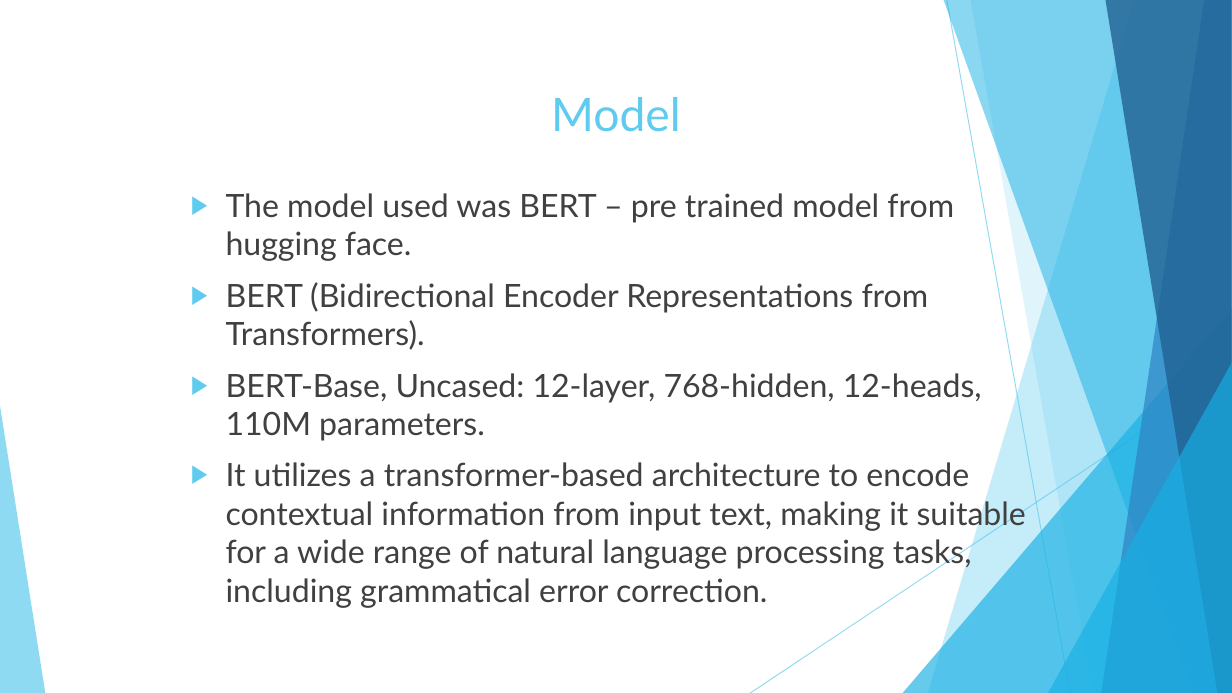
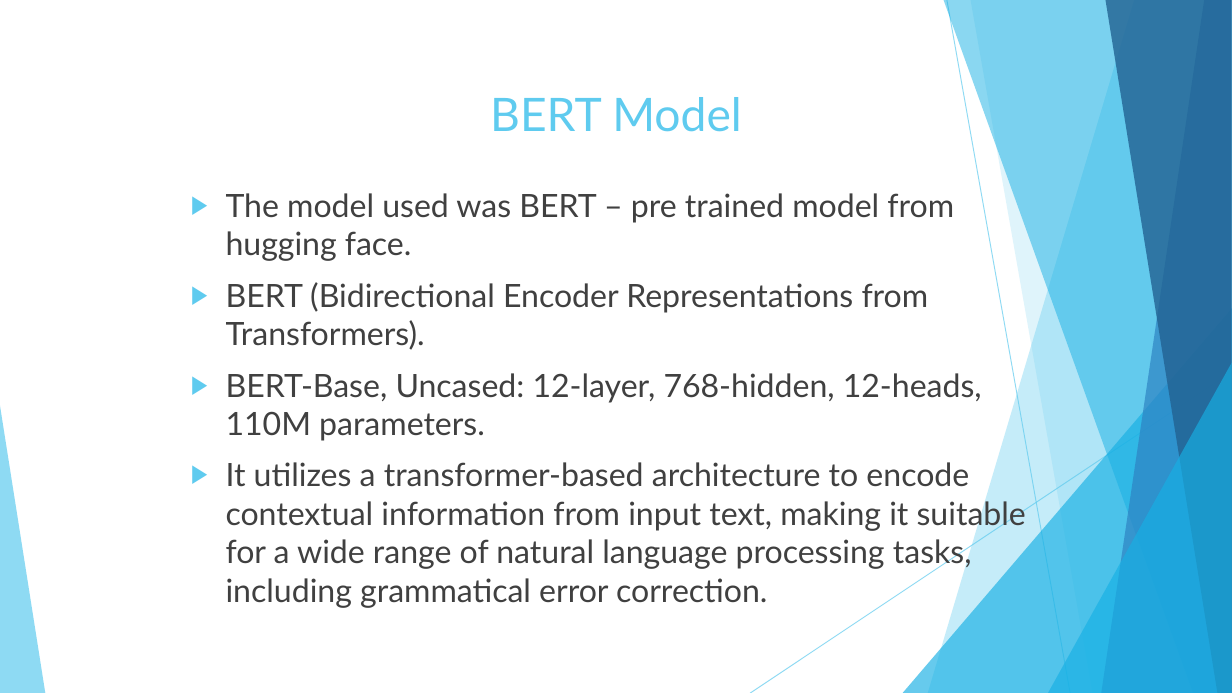
Before and after one commit to Vijaiey88/Scifor_Technologies_Work, a slide deck: slide 7 of Final Project/Grammar correction App/Project3.pptx (slide 8 before the commit). Drawn at 1232x693 pixels with LibreOffice and Linux fonts; fonts in the diff are those of the drawing. Boxes give left, top, right and bottom in pixels: in the first picture for what was removed or moved away, otherwise in the second. Text is boxed around its words. In the diff, an @@ line names an element or a change of style, - is before the commit and + after.

Commit message:
PPT

```diff
--- a/Final Project/Grammar correction App/Project3.pptx
+++ b/Final Project/Grammar correction App/Project3.pptx
@@ title at [490,97,742,132]: text changed @@
-Model
+BERT Model
```
Also in this commit, not shown: 1 slide removed.
